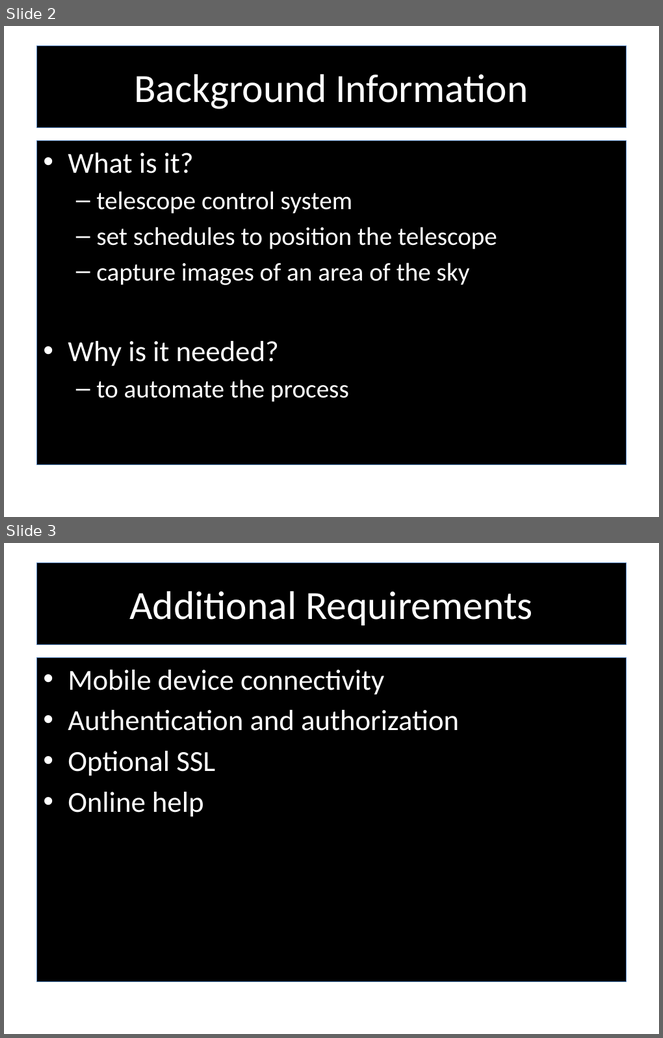
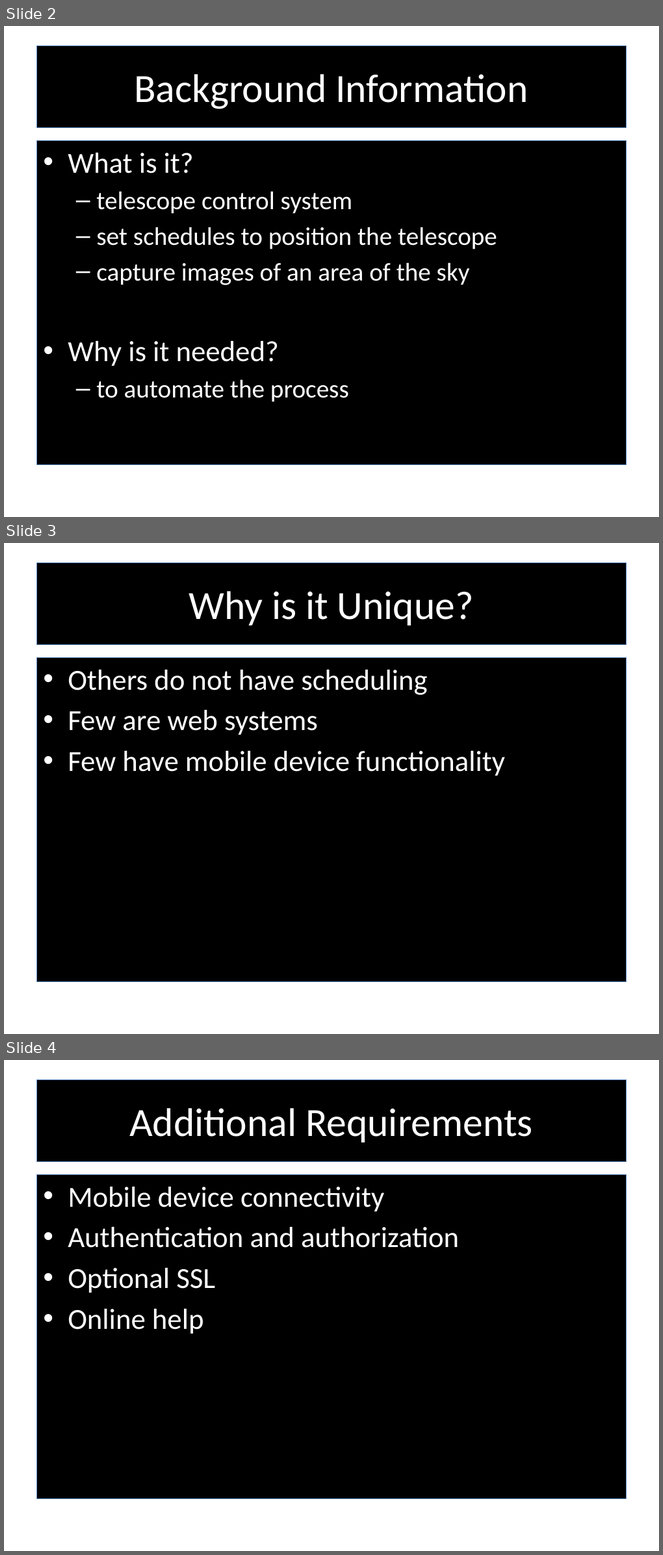
Before and after one commit to RedTeamCOSC470/Documentation, a slide deck: Stargazer_Presentation_Semester2.pptx. Shown one above the other, each under a label of ours: slides 2 and 3 before the commit, slides 2, 3 and 4 after it. The pictures are 663x1038 and 663x1555 pixels, drawn with LibreOffice and Linux fonts; fonts in the diff are those of the drawing; background and template pictures are left out. Boxes give left, top, right and bottom in pixels: in the first picture for what was removed or moved away, otherwise in the second. Text is boxed around its words. In the diff, an @@ line names an element or a change of style, - is before the commit and + after.

```diff
--- a/Stargazer_Presentation_Semester2.pptx
+++ b/Stargazer_Presentation_Semester2.pptx
@@ slide 3 added at [4,543,659,1034], background picture (left out) @@
@@ title added at [36,563,627,644], fill #000000, outline #4F81BD 0.75 pt, 44 pt, text #FFFFFF @@
+Why is it Unique?
@@ text added at [36,657,627,982], fill #000000, outline #4F81BD 0.75 pt, 32 pt, text #FFFFFF @@
+• Others do not have scheduling
+• Few are web systems
+• Few have mobile device functionality
@@ what was slide 3 is now slide 4 @@
```
Also in this commit, not shown: 3 slides changed, 1 other slide added, 1 other file.
